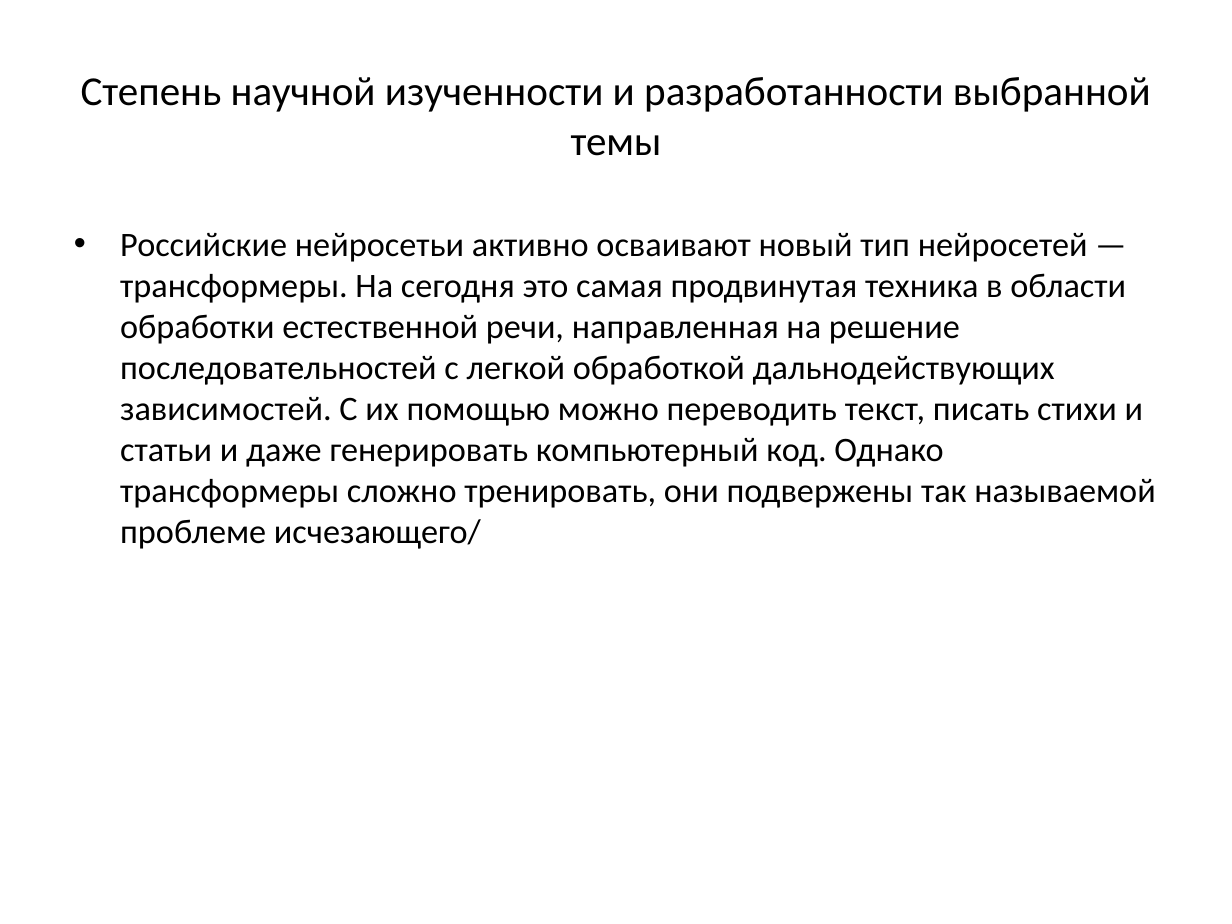
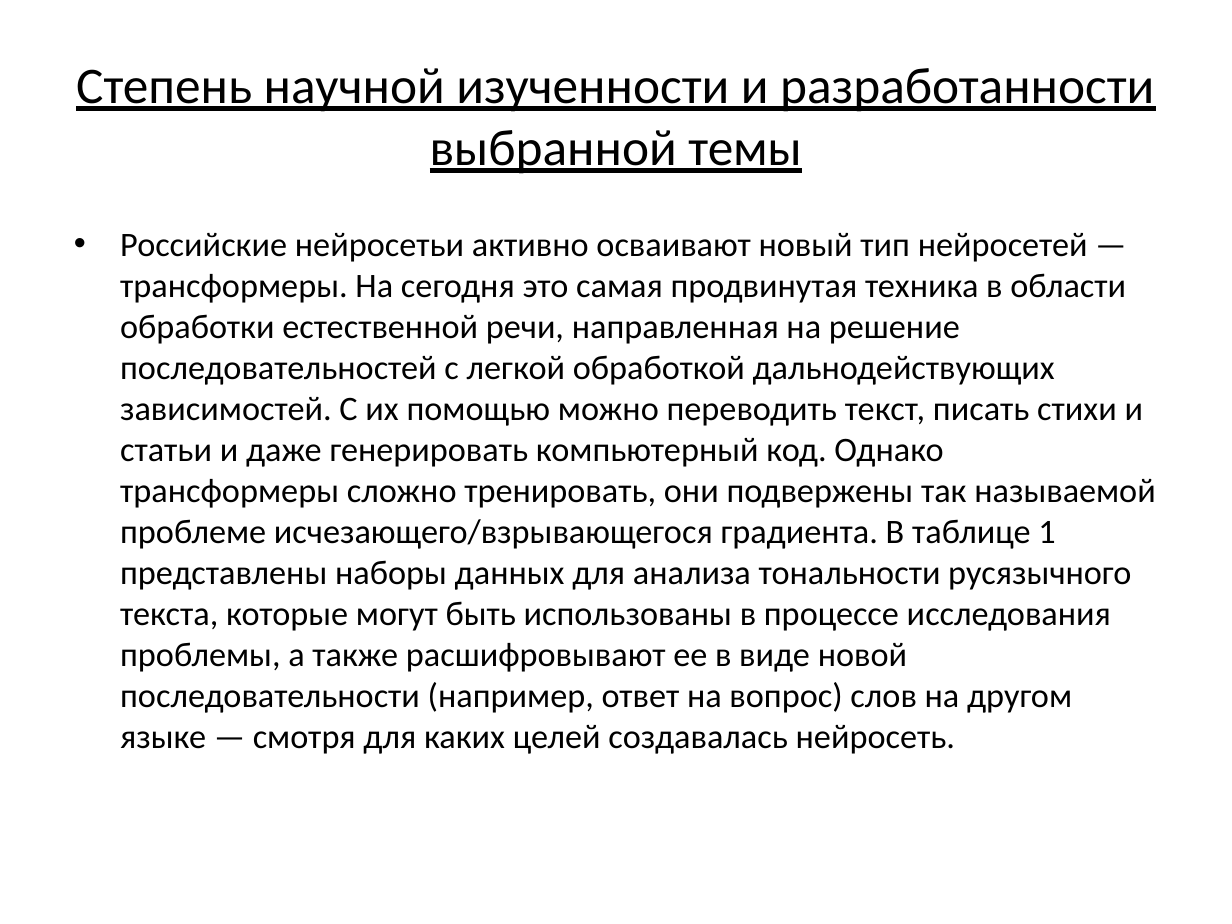
Before and after one commit to compfee/Easyntation, a slide deck: slide 4 of src/Example PPT.pptx. Drawn at 1232x924 pixels with LibreOffice and Linux fonts; fonts in the diff are those of the drawing. Boxes give left, top, right and bottom in pixels: in the first picture for what was removed or moved away, otherwise in the second. Text is boxed around its words. In the diff, an @@ line names an element or a change of style, - is before the commit and + after.

```diff
--- a/src/Example PPT.pptx
+++ b/src/Example PPT.pptx
@@ title "Степень научной изученности и разработанности ..." at (76, 68, 1154, 174): size 24 to 30 pt, underline on @@
@@ text at (120, 233, 1155, 754): text changed @@
-• Российские нейросетьи активно осваивают новый тип нейросетей — трансформеры. На сегодня это самая продвинутая техника в области обработки естественной речи, направленная на решение последовательностей с легкой обработкой дальнодействующих зависимостей. С их помощью можно переводить текст, писать стихи и статьи и даже генерировать компьютерный код. Однако трансформеры сложно тренировать, они подвержены так называемой проблеме исчезающего/
+• Российские нейросетьи активно осваивают новый тип нейросетей — трансформеры. На сегодня это самая продвинутая техника в области обработки естественной речи, направленная на решение последовательностей с легкой обработкой дальнодействующих зависимостей. С их помощью можно переводить текст, писать стихи и статьи и даже генерировать компьютерный код. Однако трансформеры сложно тренировать, они подвержены так называемой проблеме исчезающего/взрывающегося градиента. В таблице 1 представлены наборы данных для анализа тональности русязычного текста, которые могут быть использованы в процессе исследования проблемы, а также расшифровывают ее в виде новой последовательности (например, ответ на вопрос) слов на другом языке — смотря для каких целей создавалась нейросеть.
```
Also in this commit, not shown: 2 other slides changed, 1 slide added, 1 slide removed, 4 other files.
